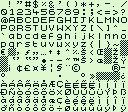
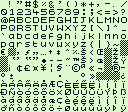
Layers edited between the first and the second 128x112 image:
added layer "Layer 21" above "Layer 20" over box(10, 64, 112, 79)
added layer "Layer 20" above "Layer 11 copy 2" over box(89, 66, 102, 71)
painted on "Layer 11 copy 2" over box(81, 64, 85, 68)
